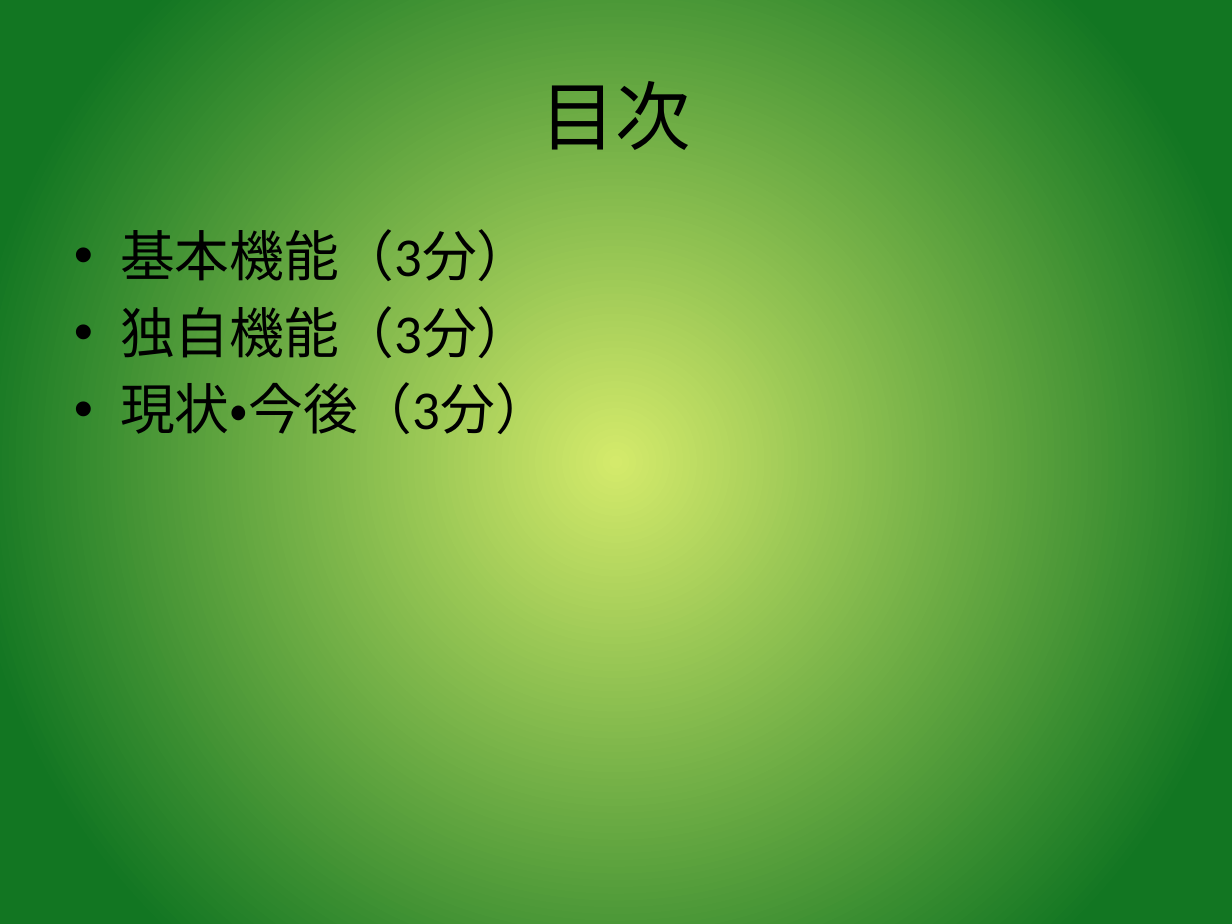
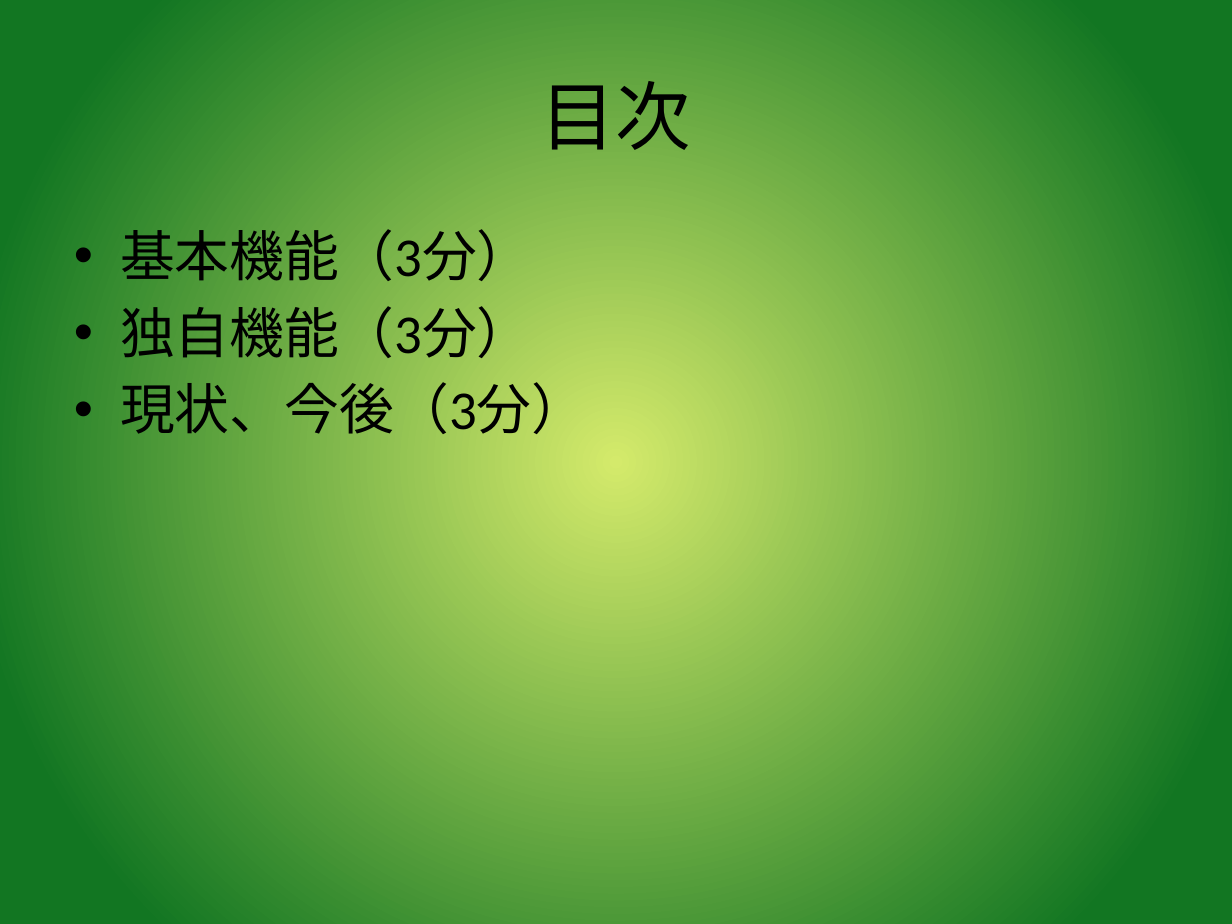
Before and after one commit to shigmas/viMarkdown, a slide deck: slide 3 of tech/ja/LT20260514/viMarkdown_LT.odp. Drawn at 1232x924 pixels with LibreOffice and Linux fonts; fonts in the diff are those of the drawing. Boxes give left, top, right and bottom in pixels: in the first picture for what was removed or moved away, otherwise in the second. Text is boxed around its words. In the diff, an @@ line names an element or a change of style, - is before the commit and + after.

```diff
--- a/tech/ja/LT20260514/viMarkdown_LT.odp
+++ b/tech/ja/LT20260514/viMarkdown_LT.odp
@@ text at (120, 373, 586, 443): text changed @@
-• 現状・今後（3分）
+• 現状、今後（3分）
```
Also in this commit, not shown: 7 other slides changed, 4 other files.
